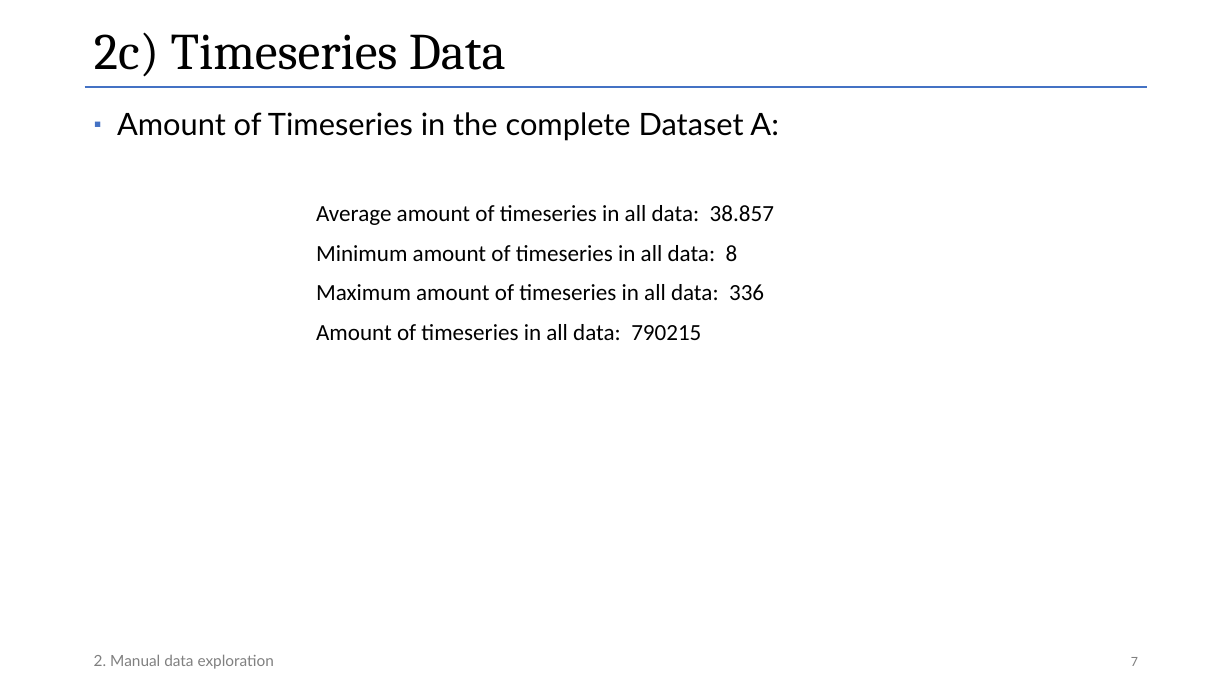
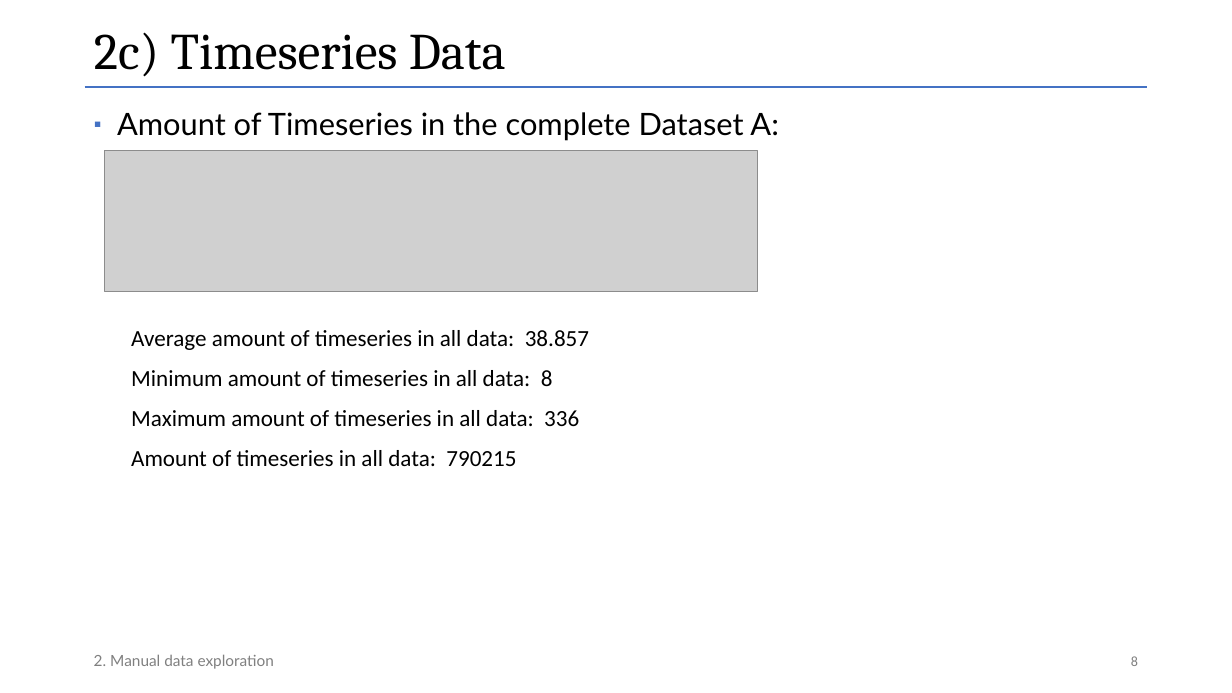
Before and after one commit to Data-Challenge-Team-8/data_challenge_team_8, a slide deck: slide 8 of presentation_task1/presentation_1_data_challenges_v02.pptx (slide 7 before the commit). Drawn at 1232x693 pixels with LibreOffice and Linux fonts; fonts in the diff are those of the drawing; grey boxes stand for pictures. Boxes give left, top, right and bottom in pixels: in the first picture for what was removed or moved away, otherwise in the second. Text is boxed around its words. In the diff, an @@ line names an element or a change of style, - is before the commit and + after.

```diff
--- a/presentation_task1/presentation_1_data_challenges_v02.pptx
+++ b/presentation_task1/presentation_1_data_challenges_v02.pptx
@@ picture added at <box>104,151,757,291</box> @@
@@ text "Average amount of timeseries in ...": place and size @@
-text "Average amount of timeseries in ..." at <box>316,205,774,340</box>
+text "Average amount of timeseries in ..." at <box>131,330,589,466</box>
@@ page number at <box>1131,656,1138,666</box>: text changed @@
-7
+8
```
Also in this commit, not shown: 2 other slides changed, 1 slide added, 2 other files.
